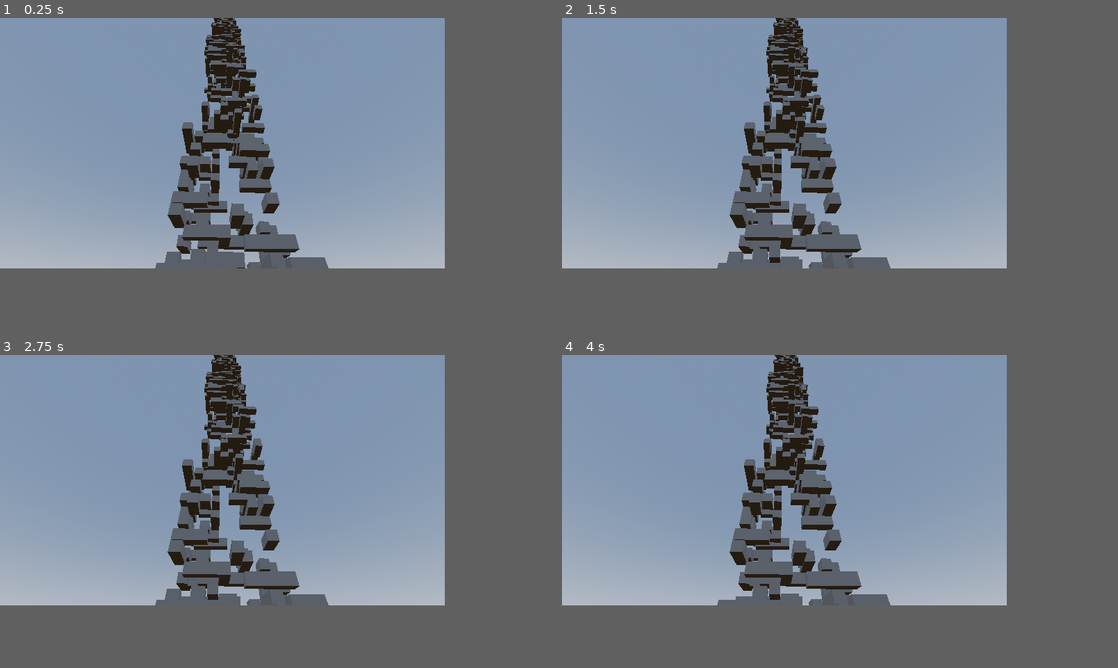
Above: before the commit, frames 1-4 (two rows, left to right).
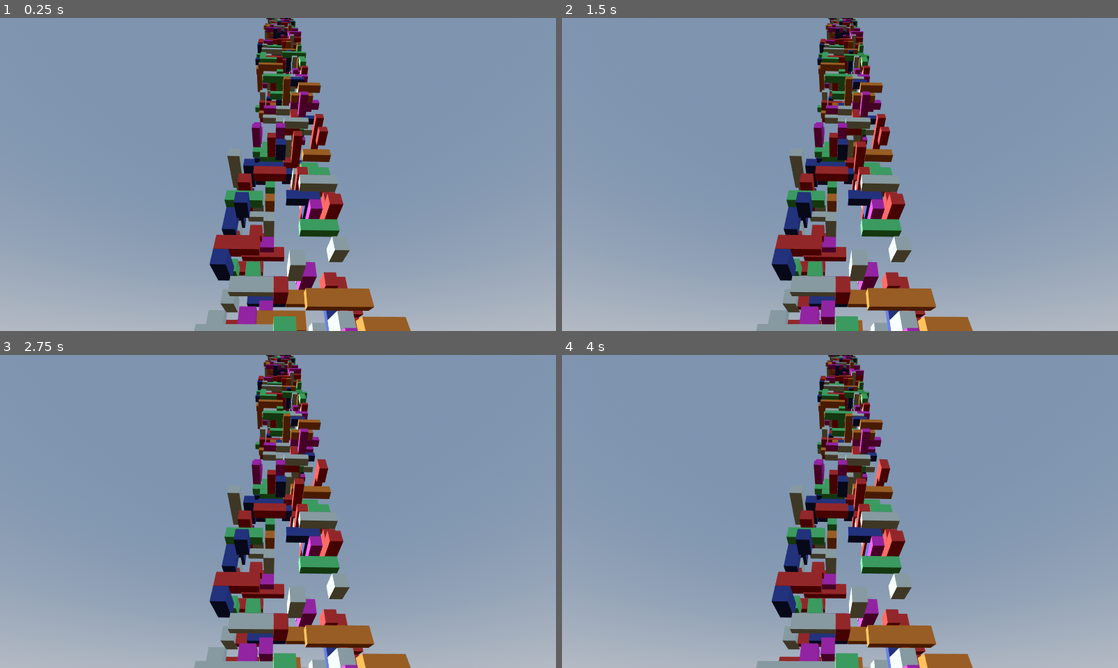
Above: after the commit, the same moments.

Repository: bend-n/aoc
Game: Godot game, scene res://main.tscn
Two runs of this game, one before a commit and one after it. Both use one fixed random seed, a clock stepped at 60 frames per second and the inputs below.
Inputs:
- Up to frame 1 (0.25 s): no input
- Up to frame 2 (1.5 s): tap Enter at 1.25 s
- Up to frame 3 (2.75 s): tap Space at 2 s
- Up to frame 4 (4 s): tap Enter at 3.5 s
In our replay, the window is 640x360 before the commit and 800x450 after it. These sizes can differ from the game's own. Grey fills any space a smaller window leaves; there, only what the larger window draws over its background counts as a difference.

The runs differ from the first frame. In frame 1, 53% of the frame differs, in the area x 0-100%, y 0-100%; in frame 2, 53%; in frame 3, 53%; in frame 4, 53%.

Commit message:
add color back

Diff:
--- a/gd/aoc.gd
+++ b/gd/aoc.gd
@@ -13,8 +13,8 @@
 		n.size =abs(pair[1]-pair[0])
 		n.size+= Vector3(0.99,0.99,0.99);
 		n.use_collision = true
-		#n.material = StandardMaterial3D.new()
-		#n.material.albedo_color = cols[randi_range(0,cols.size()-1)];
+		n.material = StandardMaterial3D.new()
+		n.material.albedo_color = cols[randi_range(0,cols.size()-1)];
 		cubs.append(n)
 
 	if Engine.is_editor_hint(): return
--- a/gd/main.tscn
+++ b/gd/main.tscn
@@ -17,6 +17,7 @@
 
 [node name="Node3D" type="Node3D"]
 script = ExtResource("1_40nlf")
+cols = [Color(0.937255, 0.564706, 0.223529, 1), Color(0.259033, 0.329842, 0.678431, 1), Color(0.410748, 0.912109, 0.533683, 1), Color(0.910156, 0.269163, 0.252186, 1), Color(0.912109, 0.246977, 0.881583, 1), Color(0.838607, 0.910156, 0.878478, 1)]
 
 [node name="WorldEnvironment" type="WorldEnvironment" parent="."]
 environment = SubResource("Environment_oii4q")
@@ -27,3 +28,6 @@
 [node name="flor" type="CSGBox3D" parent="."]
 transform = Transform3D(1, 0, 0, 0, 1, 0, 0, 0, 1, 0, -1.04012, 0)
 size = Vector3(200, 0.1, 200)
+
+[node name="DirectionalLight3D" type="DirectionalLight3D" parent="."]
+transform = Transform3D(1, 0, 0, 0, -0.908384, 0.418137, 0, -0.418137, -0.908384, 0, 0, 0)
--- a/gd/project.godot
+++ b/gd/project.godot
@@ -11,18 +11,19 @@
 [application]
 
 run/main_scene="res://main.tscn"
-config/features=PackedStringArray("4.1")
+config/features=PackedStringArray("4.3")
 
 [display]
 
-window/size/viewport_width=320
-window/size/viewport_height=180
-window/size/window_width_override=1280
-window/size/window_height_override=720
+window/size/viewport_width=2560
+window/size/viewport_height=1440
 window/stretch/mode="viewport"
-window/stretch/aspect="expand"
-window/stretch/scale=0.5
+window/quality/use_taa=true
+window/quality/msaa_3d=3
+window/quality/screen_space_aa=1
 
 [rendering]
 
-renderer/rendering_method="gl_compatibility"
+anti_aliasing/quality/msaa_3d=3
+anti_aliasing/quality/screen_space_aa=1
+anti_aliasing/quality/use_taa=true
